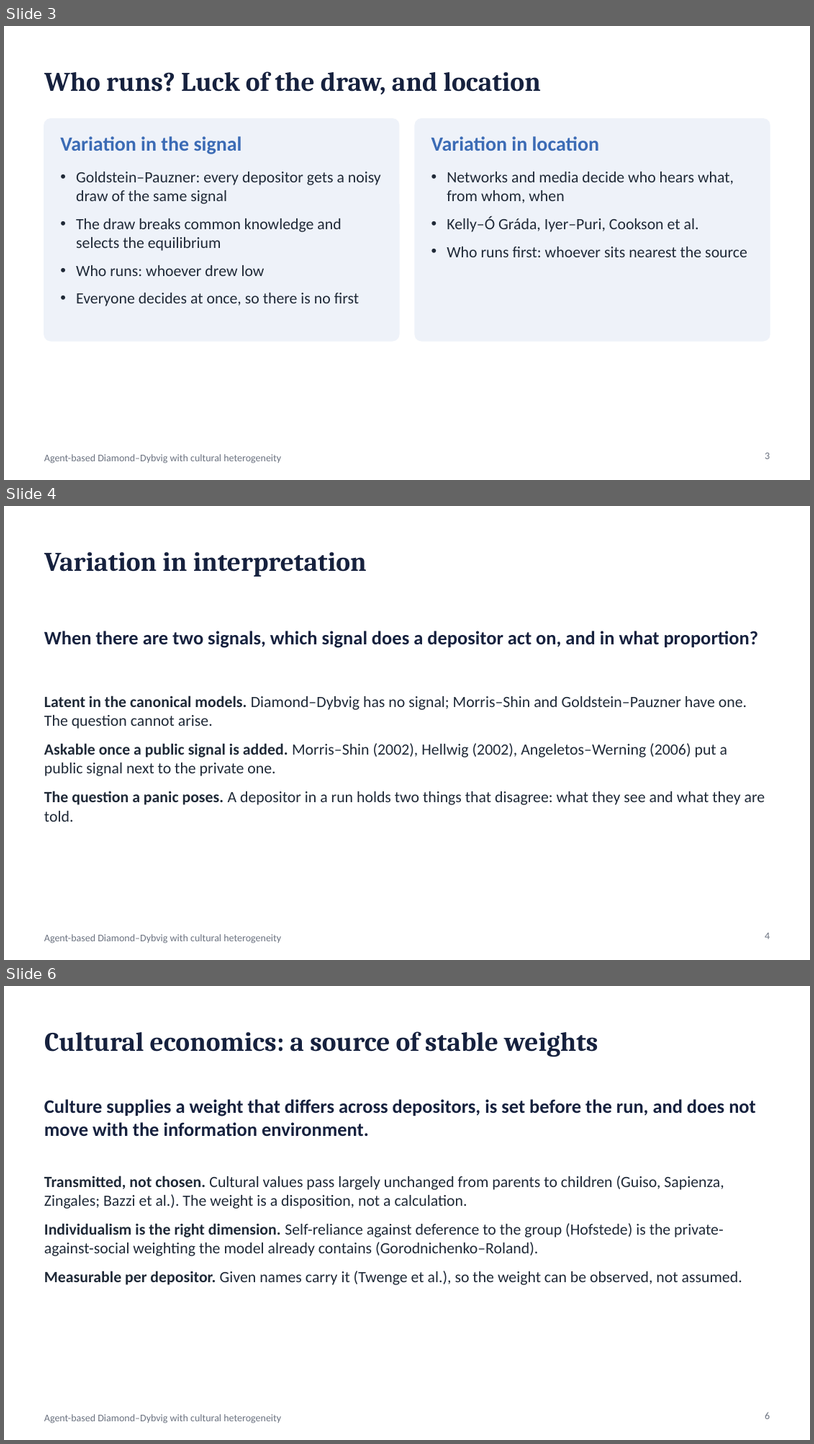
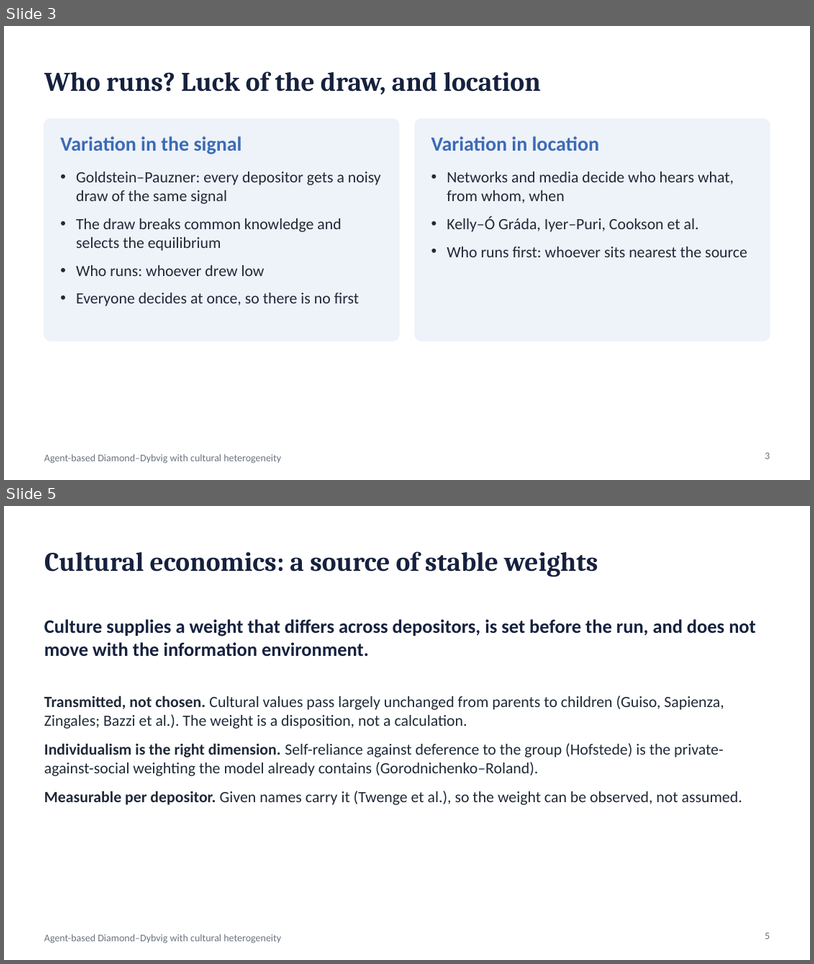
Before and after one commit to wlstover/BankRuns5, a slide deck: docs/deck_2026-10-26_seminar.pptx. Shown one above the other, each under a label of ours: slides 3, 4 and 6 before the commit, slides 3 and 5 after it; the slides between them are not shown. The pictures are 814x1444 and 814x964 pixels, drawn with LibreOffice and Linux fonts; fonts in the diff are those of the drawing. Boxes give left, top, right and bottom in pixels: in the first picture for what was removed or moved away, otherwise in the second. Text is boxed around its words. In the diff, an @@ line names an element or a change of style, - is before the commit and + after.

```diff
--- a/docs/deck_2026-10-26_seminar.pptx
+++ b/docs/deck_2026-10-26_seminar.pptx
@@ slide 4 removed at [4,506,810,960], background #FFFFFF; not listed: 1 template element that a slide beside it also shows @@
@@ title removed at [44,552,367,577] @@
-Variation in interpretation
@@ text removed at [44,631,759,648] @@
-When there are two signals, which signal does a depositor act on, and in what proportion?
@@ text removed at [44,695,766,821] @@
-• Latent in the canonical models. Diamond–Dybvig has no signal; Morris–Shin and Goldstein–Pauzner have one. The question cannot arise.
-• Askable once a public signal is added. Morris–Shin (2002), Hellwig (2002), Angeletos–Werning (2006) put a public signal next to the private one.
-• The question a panic poses. A depositor in a run holds two things that disagree: what they see and what they are told.
@@ page number removed at [765,932,770,939] @@
-4
@@ what was slide 6 is now slide 5 @@
@@ page number at [765,932,770,939]: text changed @@
-6
+5
```
Also in this commit, not shown: 1 slide added, 1 other slide removed, 4 other files.
